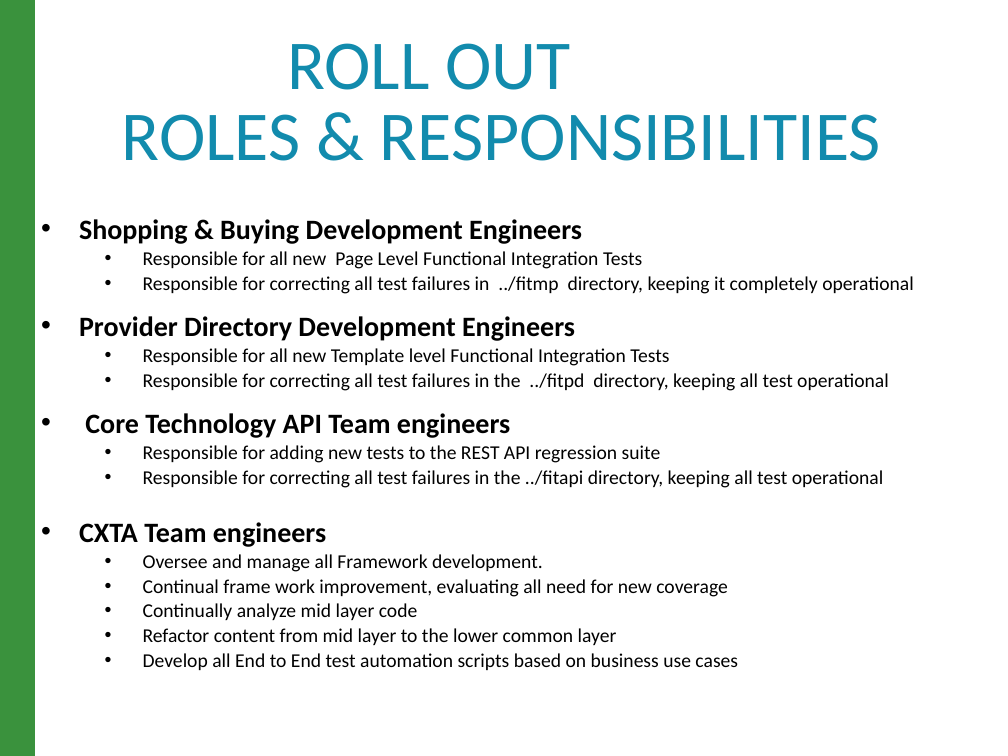
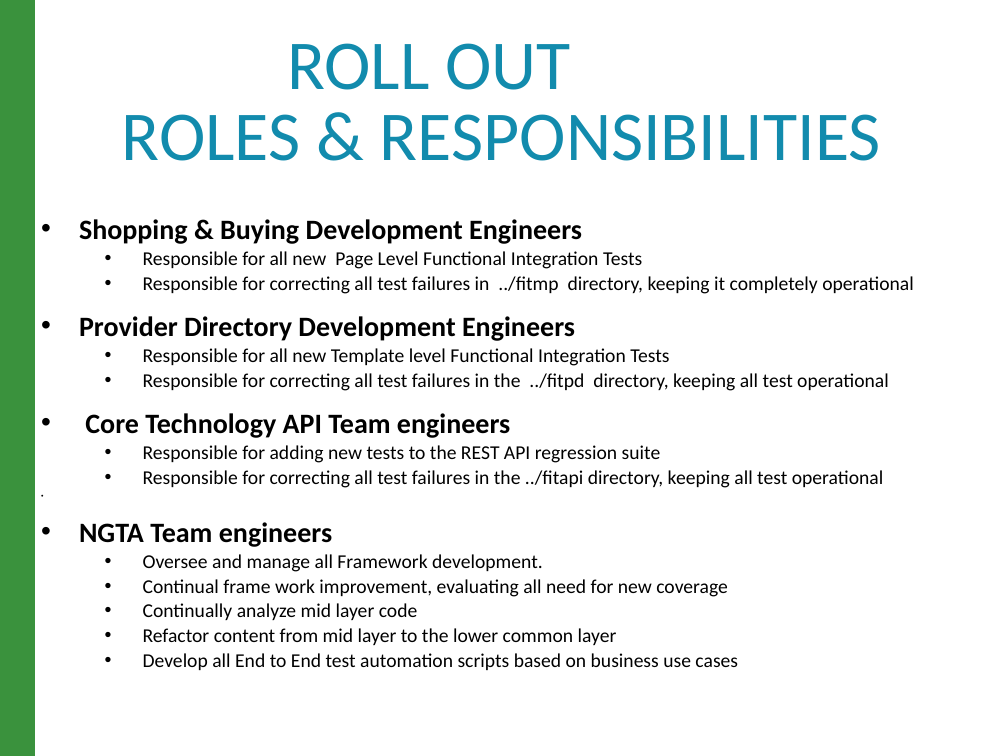
Before and after one commit to raghav9329/mainProf, a slide deck: slide 15 of CurrentWork_Delta/CX_StrategyPowerPoint.pptx (slide 7 before the commit). Drawn at 1008x756 pixels with LibreOffice and Linux fonts; fonts in the diff are those of the drawing. Boxes give left, top, right and bottom in pixels: in the first picture for what was removed or moved away, otherwise in the second. Text is boxed around its words. In the diff, an @@ line names an element or a change of style, - is before the commit and + after.

```diff
--- a/CurrentWork_Delta/CX_StrategyPowerPoint.pptx
+++ b/CurrentWork_Delta/CX_StrategyPowerPoint.pptx
@@ text at bbox=[79, 522, 332, 547]: text changed @@
-• CXTA Team engineers
+• NGTA Team engineers
```
Also in this commit, not shown: 10 other slides changed, 10 other files.
